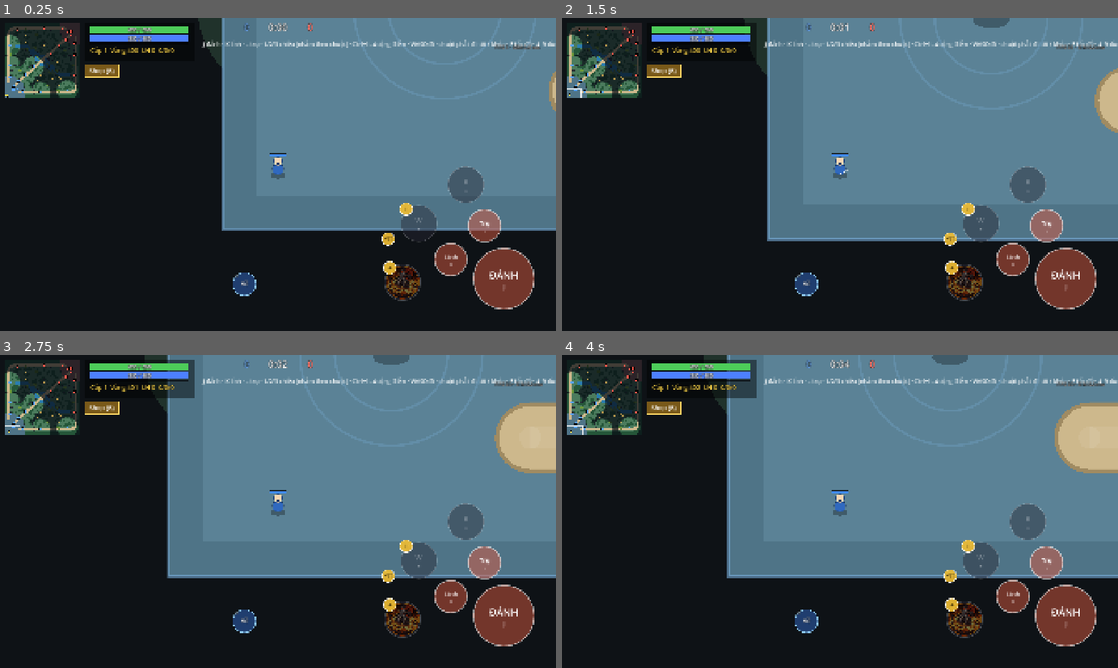
Above: before the commit, frames 1-4 (two rows, left to right).
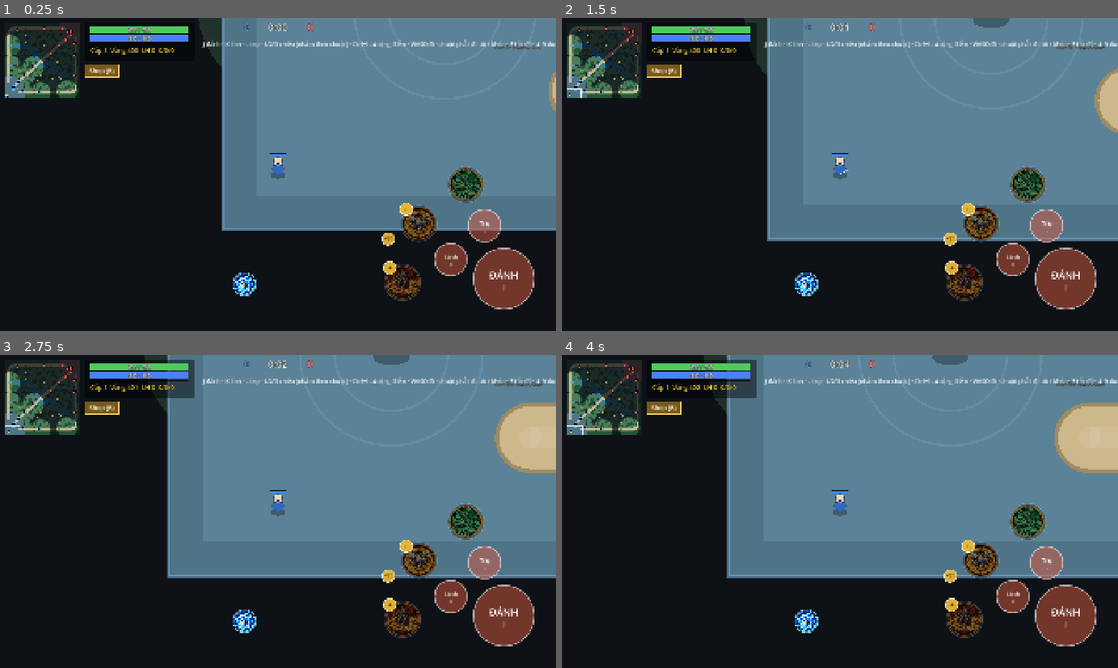
Above: after the commit, the same moments.

Repository: langhoangtien/clash-born-v2
Game: Godot game, scene res://app/match_scene.tscn
The game is run twice, just before and just after one commit, with the same random seed, the same clock (stepped at 60 frames per second) and the same inputs. This scene is started directly instead of the project's main scene.
Inputs (mouse positions are in pixels of both pictures, inside the frame that each line leads up to):
- Up to frame 1 (0.25 s): no input
- Up to frame 2 (1.5 s): tap Enter at 0.5 s; drag from (656, 255) to (895, 105) at 0.52 s; drag from (1023, 237) to (812, 237) at 1.27 s
- Up to frame 3 (2.75 s): move the mouse to (461, 574) at 2.02 s; hold D from 2.03 s (still down); tap 6 at 2.1 s; click (461, 574) at 2.17 s
- Up to frame 4 (4 s): release D at 2.75 s; drag from (606, 398) to (673, 464) at 2.77 s; drag from (840, 511) to (867, 511) at 3.52 s

The runs differ from the first frame. In frame 1, 1.1% of the frame differs, in the area x 41-87%, y 47-89%; in frame 2, 1.1%; in frame 3, 1.1%; in frame 4, 1.1%.

Commit message:
Nhập icon Đợt 4b + 4c (skill, trạng thái), nút Về dùng icon
Co-Authored-By: Claude Opus 5.5 <noreply@anthropic.com>
Claude-Session: https://claude.ai/code/session_01U9XXiwXKA4KHDW2xJbUPmE

Diff:
--- a/view/hud/item_buttons.gd
+++ b/view/hud/item_buttons.gd
@@ -152,9 +152,14 @@
 	var rc: Vector2 = recall_center()
 	draw_circle(rc, RECALL_RADIUS, Color(0.15, 0.3, 0.55, 0.75))
 	draw_arc(rc, RECALL_RADIUS, 0, TAU, 32, Color(0.6, 0.85, 1.0, 0.9), 3.0, true)
+	var recall_tex: Texture2D = ArtLibrary.texture(&"recall")
+	if recall_tex != null:
+		var side: float = RECALL_RADIUS * 2.0 - 6.0
+		draw_texture_rect(recall_tex, Rect2(rc - Vector2(side, side) * 0.5, Vector2(side, side)), false)
+	else:
+		_label(ThemeDB.fallback_font, rc, "Về", 20, Color.WHITE)
 	if recall_progress >= 0.0:
 		draw_arc(rc, RECALL_RADIUS - 6, -PI * 0.5, -PI * 0.5 + TAU * recall_progress, 32, Color(1, 1, 1, 0.95), 6.0, true)
-	_label(ThemeDB.fallback_font, rc, "Về", 20, Color.WHITE)
 	_label(ThemeDB.fallback_font, rc + Vector2(-RECALL_RADIUS * 0.7, -RECALL_RADIUS * 0.7), "H", 13, Color(1, 1, 1, 0.45))
 	var font: Font = ThemeDB.fallback_font
 	for k: int in range(mini(item_view.size(), MAX)):
Binary file added: assets/art/brakk_innate.png
Not shown, added: assets/art/brakk_innate.png.import
Binary file added: assets/art/brakk_iron_shield.png
Not shown, added: assets/art/brakk_iron_shield.png.import
Binary file added: assets/art/brakk_r.png
Not shown, added: assets/art/brakk_r.png.import
Binary file added: assets/art/brakk_undying.png
Not shown, added: assets/art/brakk_undying.png.import
Binary file added: assets/art/brakk_w.png
Not shown, added: assets/art/brakk_w.png.import
Binary file added: assets/art/cyclone.png
Not shown, added: assets/art/cyclone.png.import
(and 47 more such lines)
